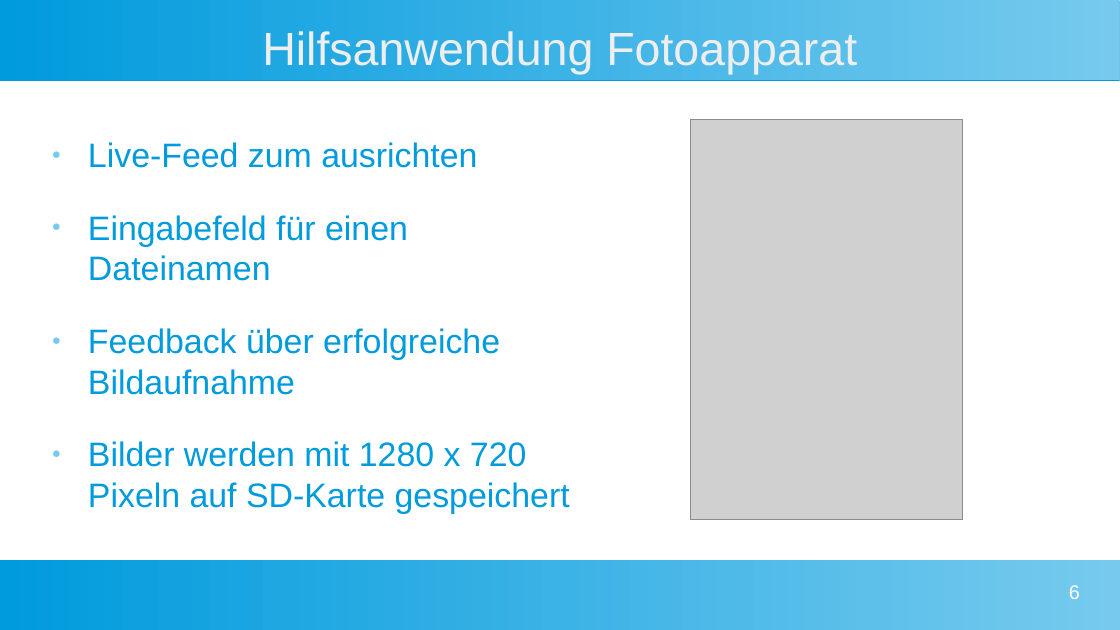
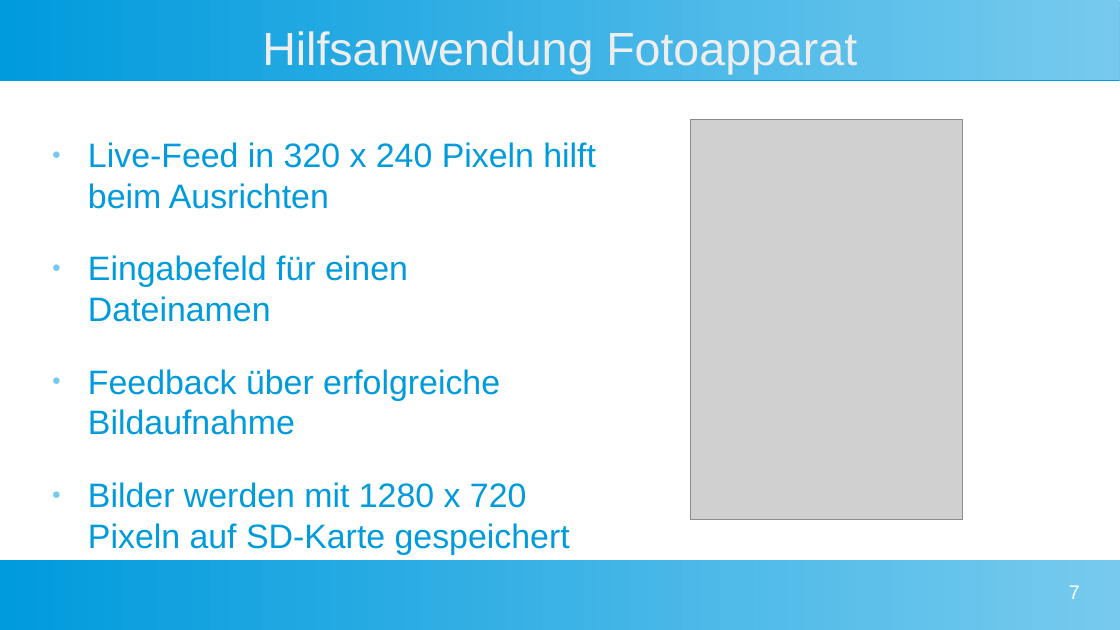
Before and after one commit to Commander-Philip/the-machine-learning-brick, a slide deck: slide 7 of docs/Präsentation Philip.odp (slide 6 before the commit). Drawn at 1120x630 pixels with LibreOffice and Linux fonts; fonts in the diff are those of the drawing; grey boxes stand for pictures. Boxes give left, top, right and bottom in pixels: in the first picture for what was removed or moved away, otherwise in the second. Text is boxed around its words. In the diff, an @@ line names an element or a change of style, - is before the commit and + after.

```diff
--- a/docs/Präsentation Philip.odp
+++ b/docs/Präsentation Philip.odp
@@ text at <box>88,142,596,209</box>: text changed @@
-● Live-Feed zum ausrichten
+● Live-Feed in 320 x 240 Pixeln hilft beim Ausrichten
@@ page number at <box>1069,585,1080,599</box>: text changed @@
-6
+7
```
Also in this commit, not shown: 2 other slides changed, 7 slides added, 4 slides removed, 1 other file.
